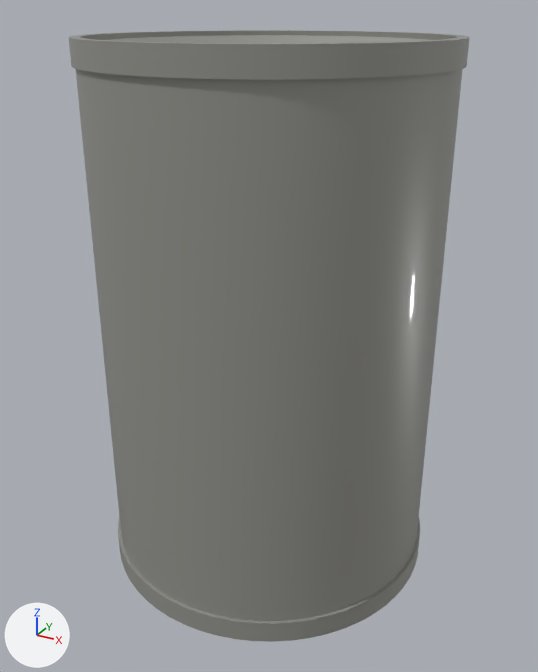
The glTF model public/rebuilt/simready-food_processed_cannedFood_l01.glb: old version first, new version second.
Both versions are drawn from a camera (50 mm lens) standing at (0.0724, -0.1316, 0.1175) and looking at (0.0008, -0.0015, 0.0525). Every picture has the same lights, and +X, +Y and +Z are marked at lower left. The picture after the commit comes second. Where no turn or scale is listed for an object, it has been applied to the vertices. Vertices at exactly the same position are counted once.

Script lines for the objects in view, before the commit:
```python
mat_painted_metal__92928c_roughness_0_4 = principled_material('painted_metal #92928c roughness=0.4')
mat_painted_metal__92928c_roughness_0_4.base_color = (0.287, 0.287, 0.262)  # grey #92928c
mat_painted_metal__92928c_roughness_0_4.roughness = 0.4
mat_painted_metal__92928c_roughness_0_4.coat_weight = 0.3
mat_painted_metal__92928c_roughness_0_4.coat_roughness = 0.05
me_can_shell = bpy.data.meshes.new('can_shell')
me_can_shell.from_pydata(...)  # 842 vertices, 1680 faces; spans x -0.0364..0.0364, y -0.0364..0.0364, z -0.0565..0.0565
me_can_shell.materials.append(mat_painted_metal__92928c_roughness_0_4)  # grey #92928c
ob_can_shell = bpy.data.objects.new('can_shell', me_can_shell)
ob_can_shell.location = (0.0, 0.0, 0.0565)
```
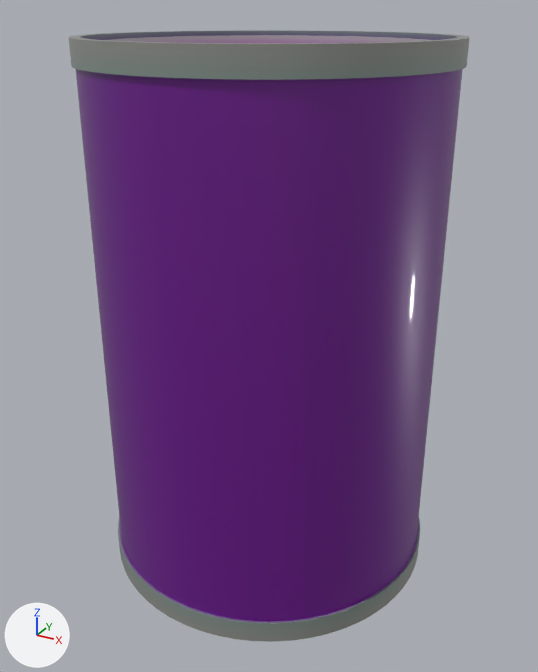
Pixel boxes [x1, y1, x2, y2] of what changed, in the pictures (538 x 672 px):
'can_shell', recoloured (darker): [75, 30, 464, 627] in both

Patch to the scene script:
```diff
--- a/public/rebuilt/simready-food_processed_cannedFood_l01.glb.py
+++ b/public/rebuilt/simready-food_processed_cannedFood_l01.glb.py
@@ mat_painted_metal__92928c_roughness_0_4 @@
 n0 = _N.new('ShaderNodeBsdfPrincipled'); n0.name = 'Principled BSDF'
-n0.inputs[0].default_value = (0.287, 0.287, 0.262, 1.0)  # 'Base Color', grey #92928c
 n0.inputs[2].default_value = 0.4  # 'Roughness'
@@ mat_painted_metal__92928c_roughness_0_4 @@
 n1 = _N.new('ShaderNodeOutputMaterial'); n1.name = 'Material Output'
+n2 = _N.new('ShaderNodeMix'); n2.name = 'Mix'
+n2.data_type = 'RGBA'
+n2.blend_type = 'MULTIPLY'
+n2.inputs[0].default_value = 1.0  # 'Factor'
+n2.inputs[7].default_value = (0.287, 0.287, 0.262, 1.0)  # 'B', grey #92928c
+n3 = _N.new('ShaderNodeVertexColor'); n3.name = 'Color Attribute'
 _L.new(n0.outputs[0], n1.inputs[0])  # 'BSDF' to 'Surface'
+_L.new(n2.outputs[2], n0.inputs[0])  # 'Result' to 'Base Color'
+_L.new(n3.outputs[0], n2.inputs[6])  # 'Color' to 'A'
@@ me_can_shell @@
 me_can_shell.from_pydata(...)  # 842 vertices, 1680 faces; spans x -0.0364..0.0364, y -0.0364..0.0364, z -0.0565..0.0565
 # used by ob_can_shell; location = (0.0, 0.0, 0.0565)
+# me_can_shell part 1: vertex colours changed
 me_can_shell.materials.append(mat_painted_metal__92928c_roughness_0_4)
```
